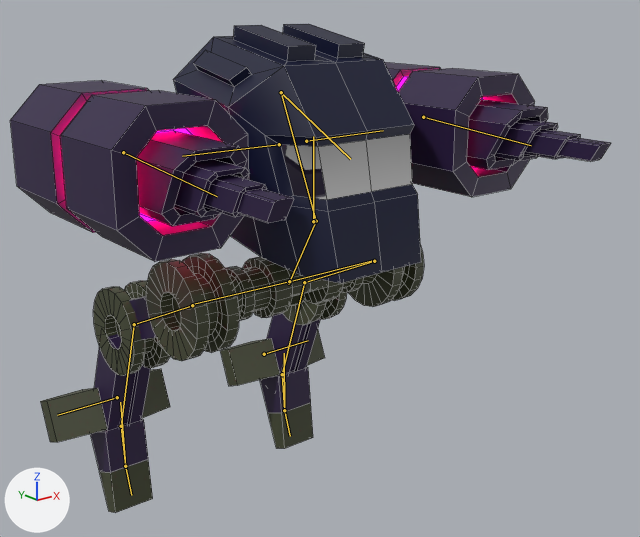
A saved change to the Blender file Assets/Models/mech2.blend.
The view is the same before and after, from a 50 mm camera at (-6.27, -8.36, 6.45) aimed at (0.28, -0.18, 3.18). Every picture has the same lights, and +X, +Y and +Z are marked at lower left. The bones that bend it are drawn over the model as lines. Mesh edges are drawn as thin lines.
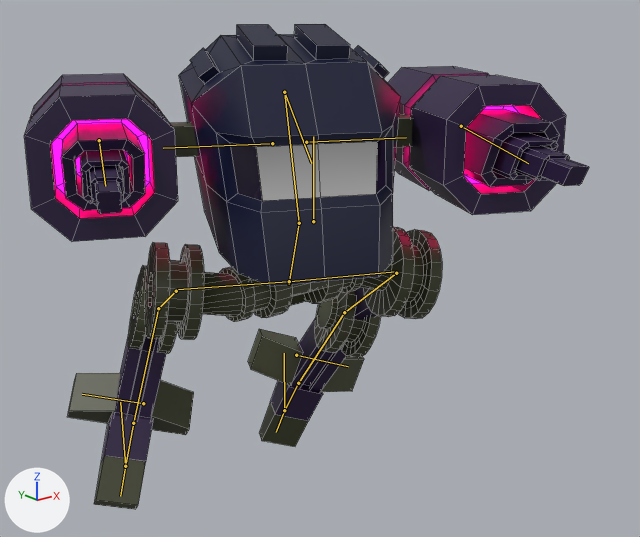
The newer file adds an action. The first version stands in its rest pose; the second is drawn at frame 80 of the action 'idle'.

Location of each change, [x1, y1, x2, y2] in pixels of the pictures (640 x 537 px):
'Icosphere.002', posed
    before: [10, 24, 611, 513]
    after: [24, 24, 589, 509]
bone 'spine', root to tip
    before: (289, 283) to (316, 221)
    after: (289, 283) to (299, 223)

The edits, one by one:
Bone 'spine' (bone_spine) turns from (0, 0, 0) to (-2, -20, 13) degrees about its own x, y and z.
